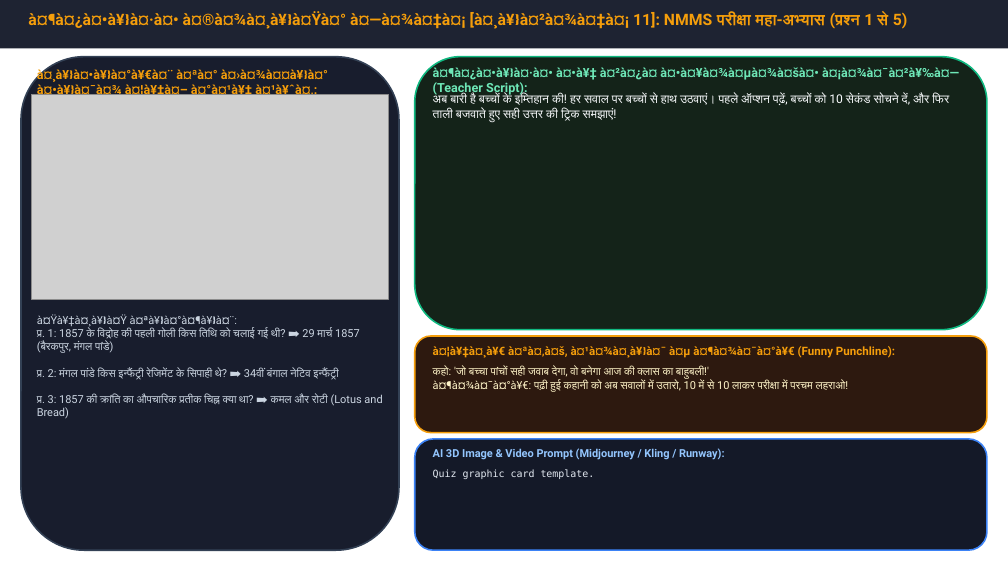
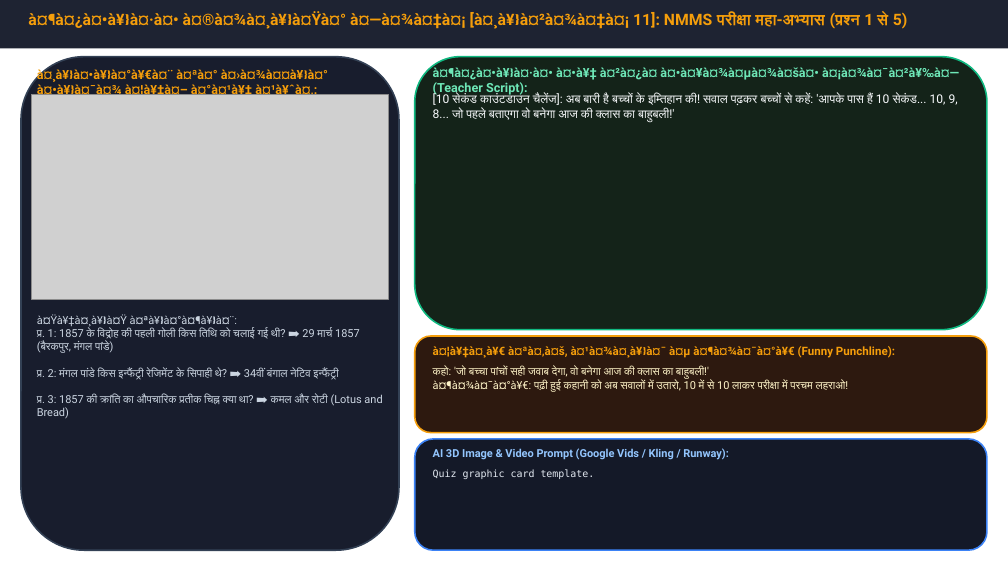
Before and after one commit to Sudhirkr85/nnms, a slide deck: slide 11 of SST_Complete_Course_SagarSir/00_Smart_Story_Class_Pilot/Class_08_History_1857_Revolt/Teacher_Master_Story_Guide.pptx. Drawn at 1008x567 pixels with LibreOffice and Linux fonts; fonts in the diff are those of the drawing; grey boxes stand for pictures. Boxes give left, top, right and bottom in pixels: in the first picture for what was removed or moved away, otherwise in the second. Text is boxed around its words. In the diff, an @@ line names an element or a change of style, - is before the commit and + after.

Commit message:
Embed Google Vids Mangal Pandey video into Smart Story Class PPTs

```diff
--- a/SST_Complete_Course_SagarSir/00_Smart_Story_Class_Pilot/Class_08_History_1857_Revolt/Teacher_Master_Story_Guide.pptx
+++ b/SST_Complete_Course_SagarSir/00_Smart_Story_Class_Pilot/Class_08_History_1857_Revolt/Teacher_Master_Story_Guide.pptx
@@ text at [433, 92, 958, 122]: text changed @@
-अब बारी है बच्चों के इम्तिहान की! हर सवाल पर बच्चों से हाथ उठवाएं। पहले ऑप्शन पढ़ें, बच्चों को 10 सेकंड सोचने दें, और फिर ताली बजवाते हुए सही उत्तर की ट्रिक समझाएं!
+[10 सेकंड काउंटडाउन चैलेंज]: अब बारी है बच्चों के इम्तिहान की! सवाल पढ़कर बच्चों से कहें: 'आपके पास हैं 10 सेकंड... 10, 9, 8... जो पहले बताएगा वो बनेगा आज की क्लास का बाहुबली!'
@@ text at [433, 448, 729, 460]: text changed @@
-AI 3D Image & Video Prompt (Midjourney / Kling / Runway):
+AI 3D Image & Video Prompt (Google Vids / Kling / Runway):
```
Also in this commit, not shown: 11 other slides changed, 6 other files.
